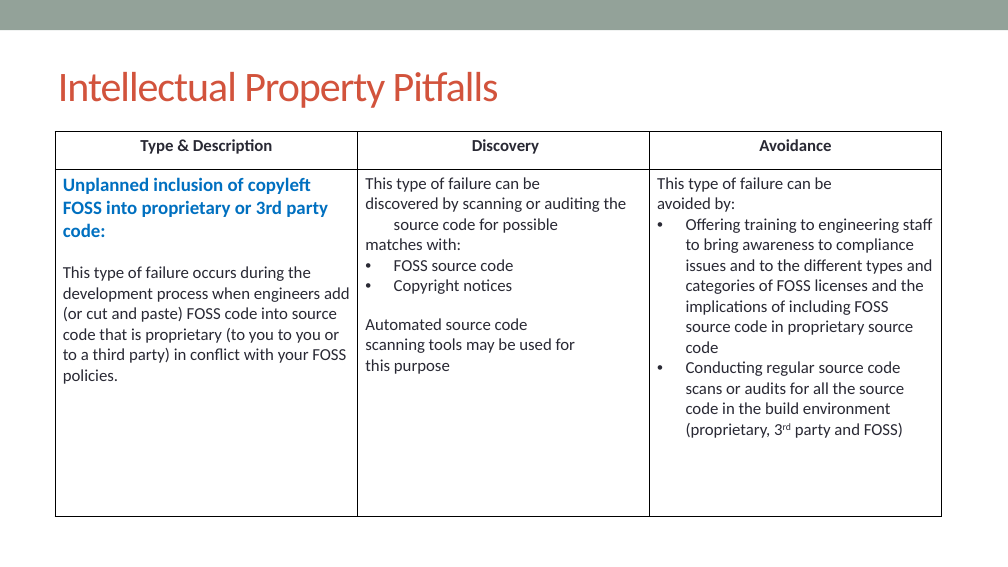
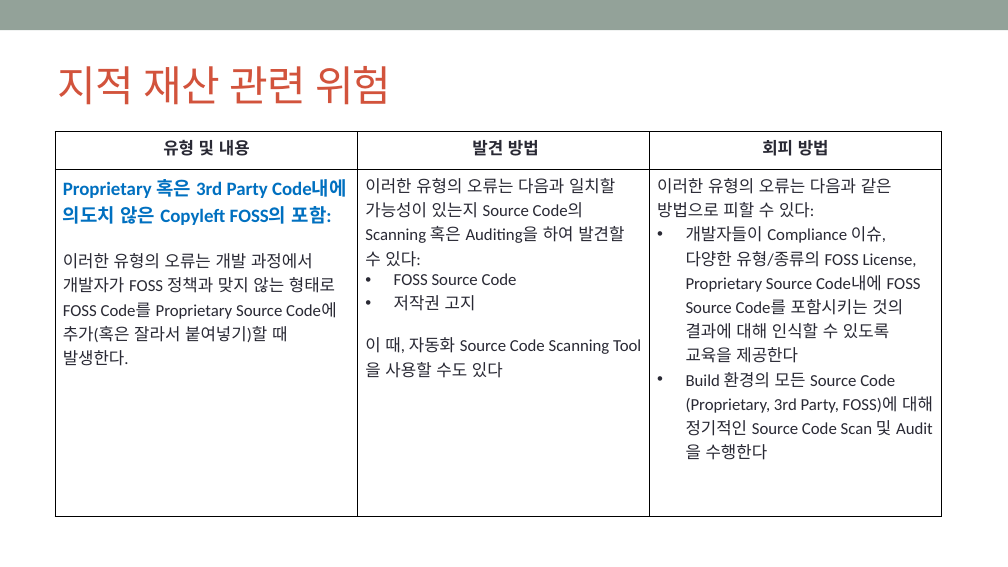
Before and after one commit to hakssung/openchain-curriculum-release-1-kor, a slide deck: slide 66 of slide/openchain-curriculum-release-1-kor.pptx. Drawn at 1008x567 pixels with LibreOffice and Linux fonts; fonts in the diff are those of the drawing; background and template pictures are left out. Boxes give left, top, right and bottom in pixels: in the first picture for what was removed or moved away, otherwise in the second. Text is boxed around its words. In the diff, an @@ line names an element or a change of style, - is before the commit and + after.

```diff
--- a/slide/openchain-curriculum-release-1-kor.pptx
+++ b/slide/openchain-curriculum-release-1-kor.pptx
@@ title at [58,66,391,105]: text changed @@
-Intellectual Property Pitfalls
+지적 재산 관련 위험
@@ table at [55,132,941,516] @@
-row 1: Type & Description | Discovery | Avoidance
+row 1: 유형 및 내용 | 발견 방법 | 회피 방법
-row 2: Unplanned inclusion of copyleft FOSS into proprietary or 3rd party code: / This type of failure occurs during the development process when engineers add (or cut and paste) FOSS code into source code that is proprietary (to you to you or to a third party) in conflict with your FOSS policies. | This type of failure can be / discovered by scanning or auditing the source code for possible / matches with: / FOSS source code / Copyright notices / Automated source code / scanning tools may be used for / this purpose | This type of failure can be / avoided by: / Offering training to engineering staff to bring awareness to compliance issues and to the different types and categories of FOSS licenses and the implications of including FOSS source code in proprietary source code / Conducting regular source code scans or audits for all the source code in the build environment (proprietary, 3rd party and FOSS)
+row 2: Proprietary 혹은 3rd Party Code내에 의도치 않은 Copyleft FOSS의 포함: / 이러한 유형의 오류는 개발 과정에서 개발자가 FOSS 정책과 맞지 않는 형태로 FOSS Code를 Proprietary Source Code에 추가(혹은 잘라서 붙여넣기)할 때 발생한다. | 이러한 유형의 오류는 다음과 일치할 가능성이 있는지 Source Code의 Scanning 혹은 Auditing을 하여 발견할 수 있다: / FOSS Source Code / 저작권 고지 / 이 때, 자동화 Source Code Scanning Tool을 사용할 수도 있다 | 이러한 유형의 오류는 다음과 같은 방법으로 피할 수 있다: / 개발자들이 Compliance 이슈, 다양한 유형/종류의 FOSS License, Proprietary Source Code내에 FOSS Source Code를 포함시키는 것의 결과에 대해 인식할 수 있도록 교육을 제공한다 / Build 환경의 모든 Source Code (Proprietary, 3rd Party, FOSS)에 대해 정기적인 Source Code Scan 및 Audit을 수행한다
```
Also in this commit, not shown: 12 other slides changed, 1 slide added, 1 slide removed.
